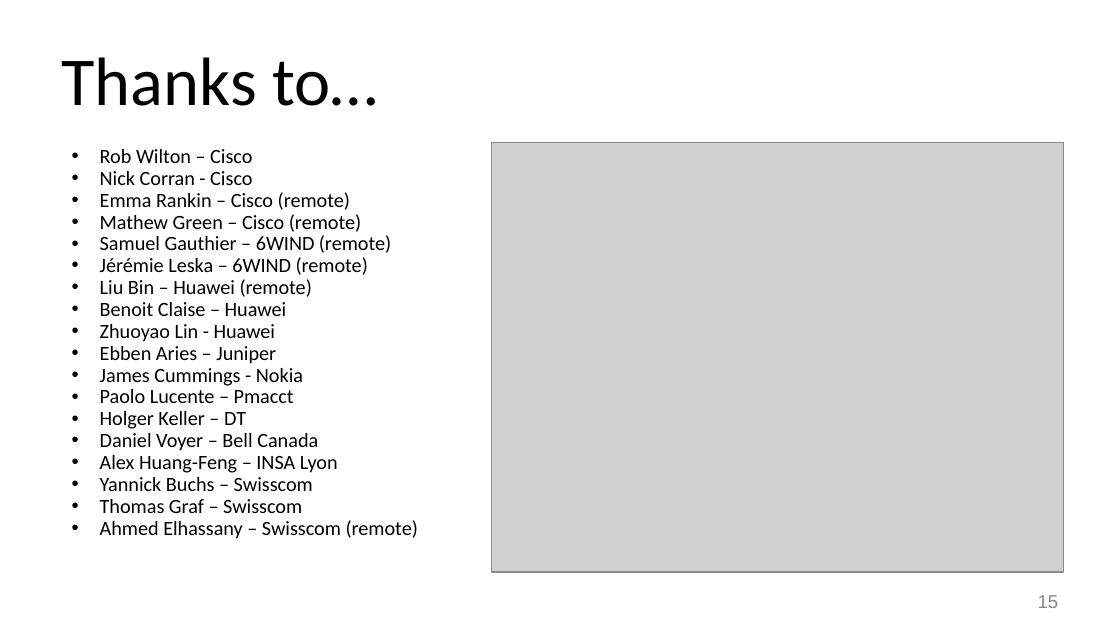
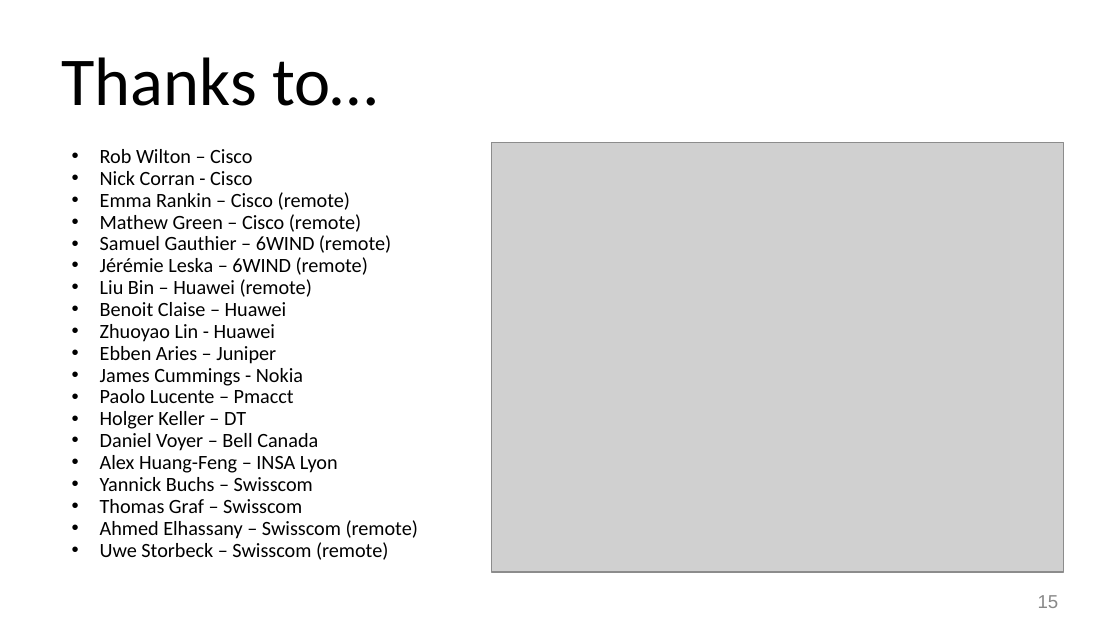
Before and after one commit to network-analytics/ietf-network-analytics-document-status, a slide deck: slide 15 of 121/Hackathon/ietf-121-hackathon-validate-yang-push-publisher.pptx. Drawn at 1120x630 pixels with LibreOffice and Linux fonts; fonts in the diff are those of the drawing; grey boxes stand for pictures. Boxes give left, top, right and bottom in pixels: in the first picture for what was removed or moved away, otherwise in the second. Text is boxed around its words. In the diff, an @@ line names an element or a change of style, - is before the commit and + after.

```diff
--- a/121/Hackathon/ietf-121-hackathon-validate-yang-push-publisher.pptx
+++ b/121/Hackathon/ietf-121-hackathon-validate-yang-push-publisher.pptx
@@ text at [100,542,388,560]: paragraph added @@
+• Uwe Storbeck – Swisscom (remote)
```
Also in this commit, not shown: 4 other slides changed, 1 slide added, 1 slide removed, 3 other files.
